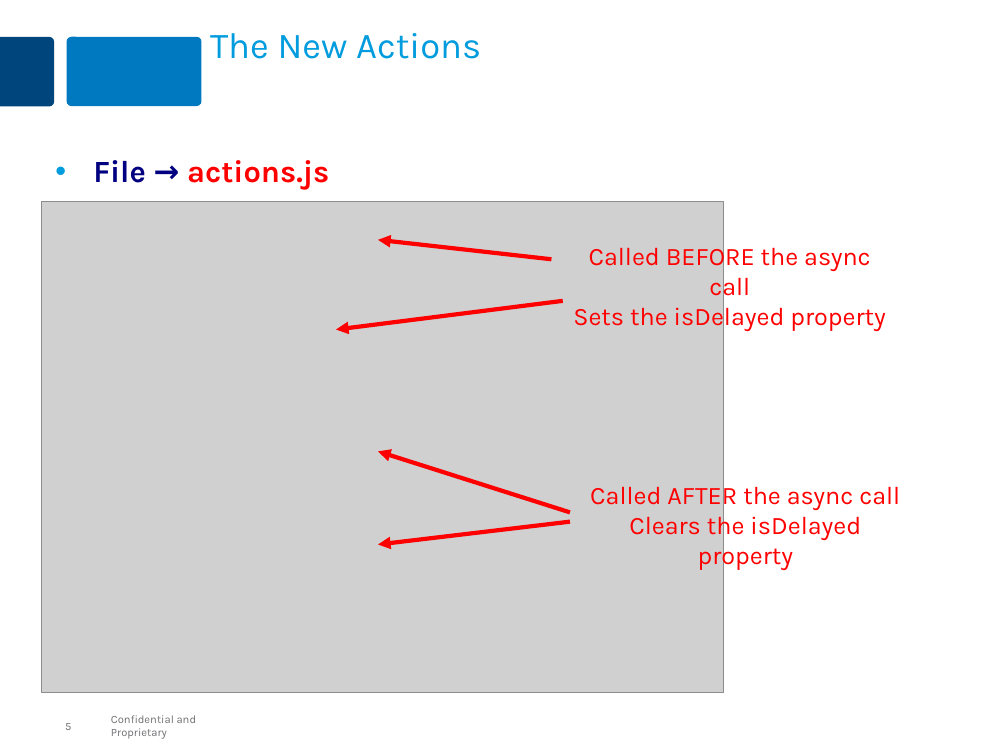
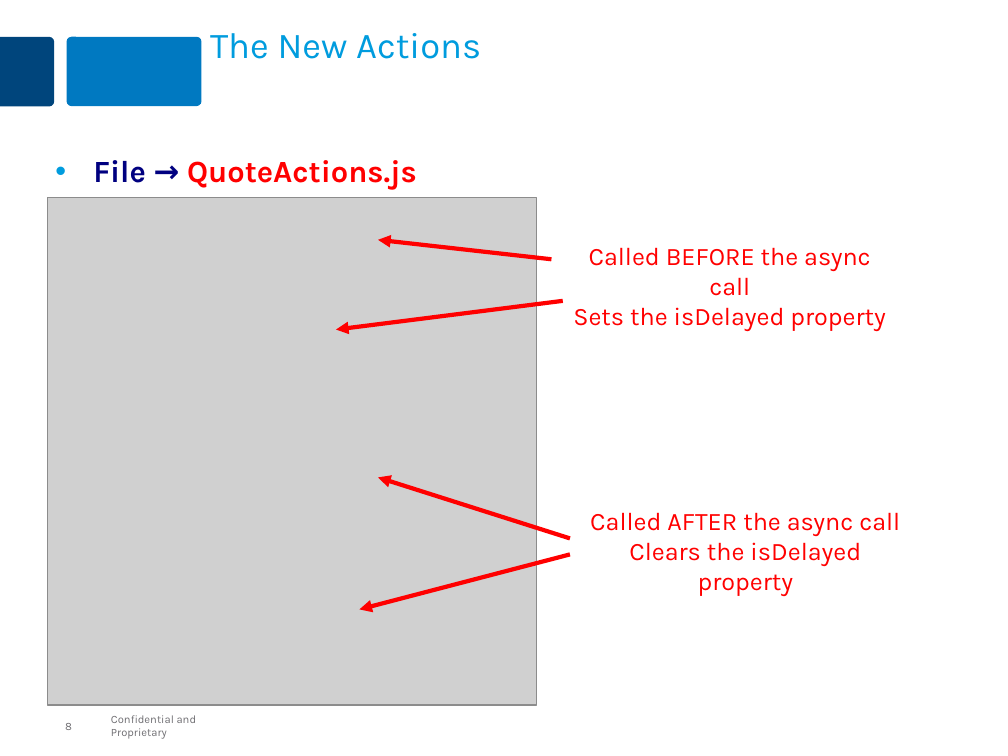
Before and after one commit to MaxMillington/react_practice, a slide deck: slide 8 of lesson-react-50-redux-async/react-redux-async.pptx (slide 5 before the commit). Drawn at 1008x756 pixels with LibreOffice and Linux fonts; fonts in the diff are those of the drawing; grey boxes stand for pictures. Boxes give left, top, right and bottom in pixels: in the first picture for what was removed or moved away, otherwise in the second. Text is boxed around its words. In the diff, an @@ line names an element or a change of style, - is before the commit and + after.

```diff
--- a/lesson-react-50-redux-async/react-redux-async.pptx
+++ b/lesson-react-50-redux-async/react-redux-async.pptx
@@ text at (x1=93, y1=160, x2=417, y2=190): text changed @@
-• File → actions.js
+• File → QuoteActions.js
@@ picture resized from (x1=42, y1=202, x2=725, y2=692) to (x1=47, y1=198, x2=536, y2=705) @@
@@ arrow moved from (570, 512) - (378, 452) to (570, 538) - (378, 478) @@
@@ text "Called AFTER the async call" rewrapped from (x1=590, y1=481, x2=900, y2=570) to (x1=590, y1=512, x2=900, y2=596) @@
@@ arrow moved from (570, 522) - (378, 544) to (570, 554) - (360, 610) @@
```
Also in this commit, not shown: 4 other slides changed, 3 slides added, 1 other file.
